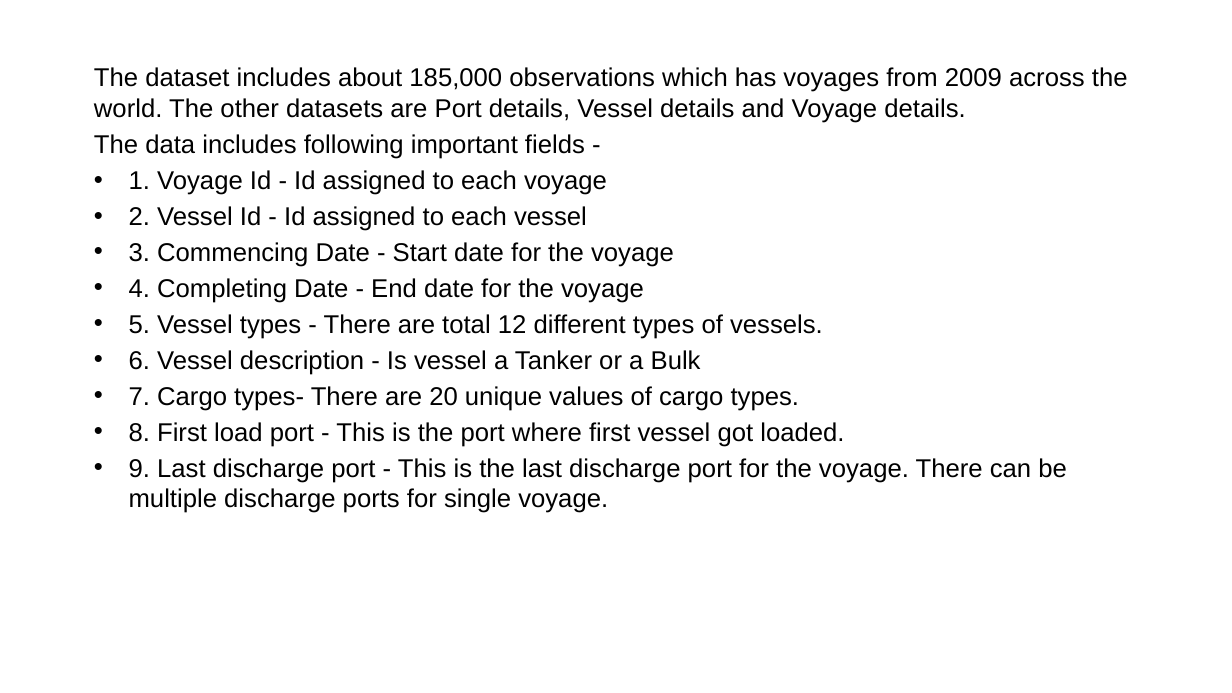
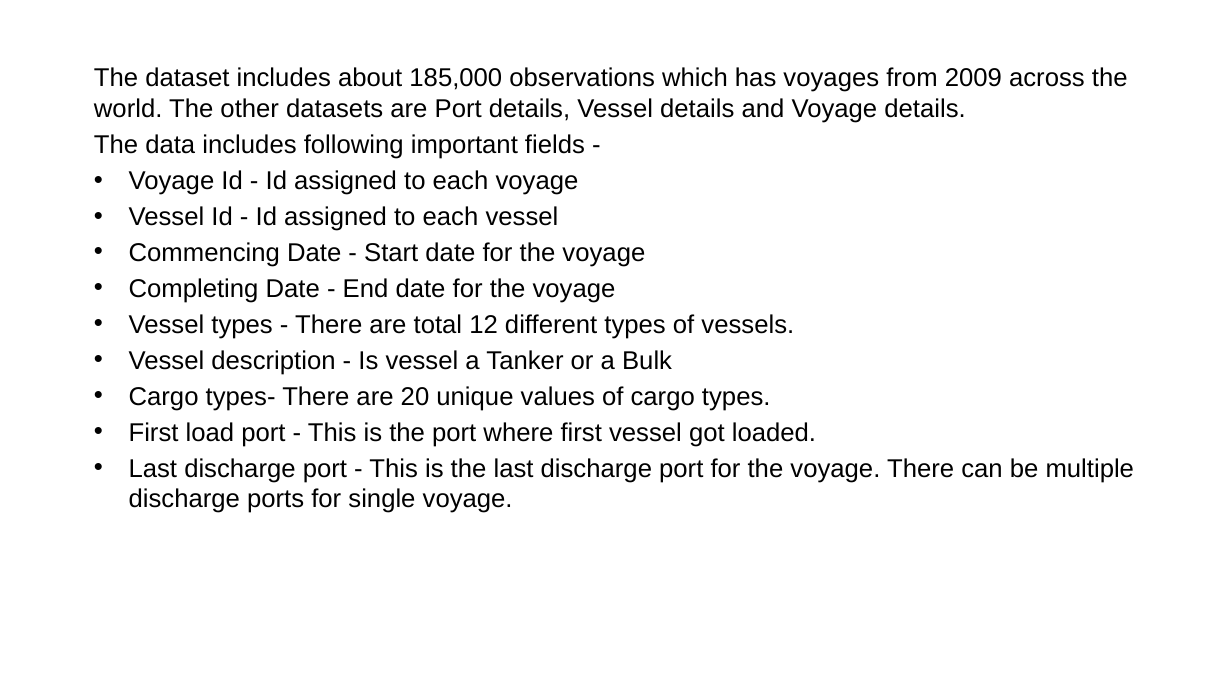
Before and after one commit to ruchajoshi1/capstone-project, a slide deck: slide 6 of Springborad Project.pptx. Drawn at 1232x693 pixels with LibreOffice and Linux fonts; fonts in the diff are those of the drawing; background and template pictures are left out. Boxes give left, top, right and bottom in pixels: in the first picture for what was removed or moved away, otherwise in the second. Text is boxed around its words. In the diff, an @@ line names an element or a change of style, - is before the commit and + after.

```diff
--- a/Springborad Project.pptx
+++ b/Springborad Project.pptx
@@ text at (129, 170, 1135, 513): text changed @@
-• 1. Voyage Id - Id assigned to each voyage
-• 2. Vessel Id - Id assigned to each vessel
-• 3. Commencing Date - Start date for the voyage
-• 4. Completing Date - End date for the voyage
-• 5. Vessel types - There are total 12 different types of vessels.
-• 6. Vessel description - Is vessel a Tanker or a Bulk
-• 7. Cargo types- There are 20 unique values of cargo types.
-• 8. First load port - This is the port where first vessel got loaded.
-• 9. Last discharge port - This is the last discharge port for the voyage. There can be multiple discharge ports for single voyage.
+• Voyage Id - Id assigned to each voyage
+• Vessel Id - Id assigned to each vessel
+• Commencing Date - Start date for the voyage
+• Completing Date - End date for the voyage
+• Vessel types - There are total 12 different types of vessels.
+• Vessel description - Is vessel a Tanker or a Bulk
+• Cargo types- There are 20 unique values of cargo types.
+• First load port - This is the port where first vessel got loaded.
+• Last discharge port - This is the last discharge port for the voyage. There can be multiple discharge ports for single voyage.
```
Also in this commit, not shown: 9 other slides changed, 2 slides added, 2 other files.
